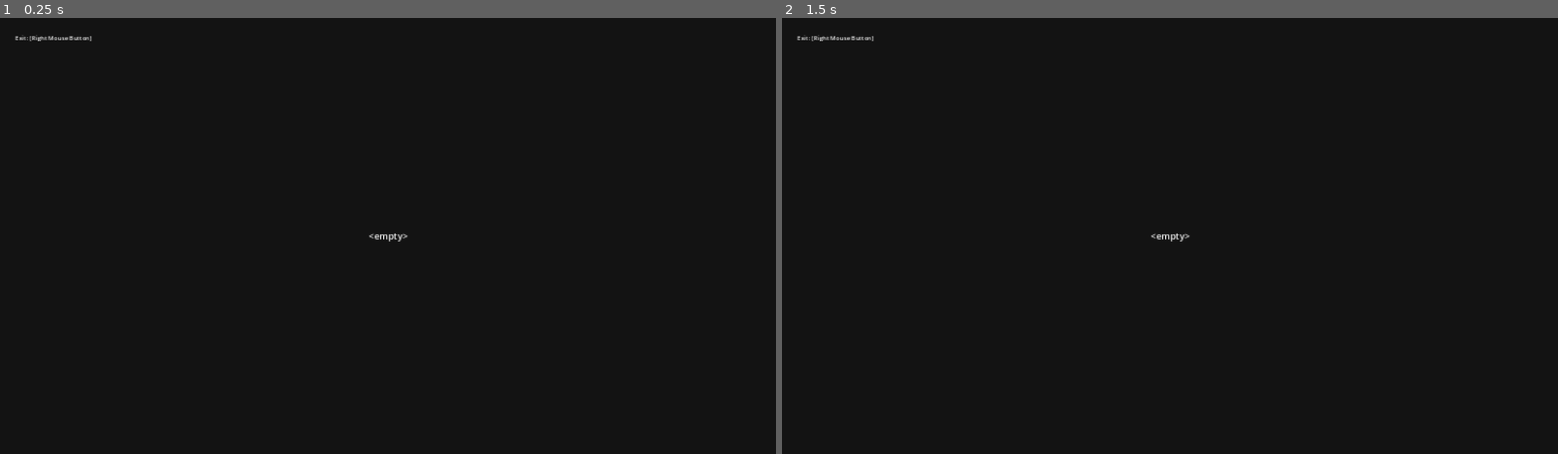
Above: before the commit, frames 1-2 (left to right).
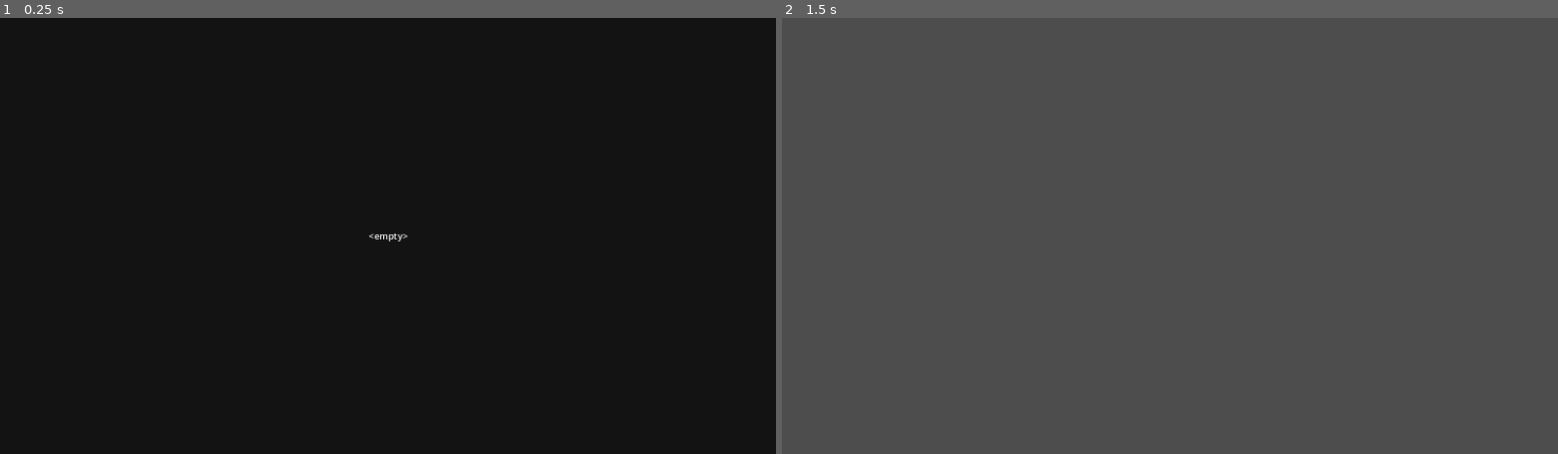
Above: after the commit, the same moments.

Repository: kaikzyx/ermo
Game: Godot game, scene res://source/interaction/readable_ui.tscn
Same seed, same stepped clock (60 frames per second), same inputs: the game is played once before the commit and once after it. This scene is started directly instead of the project's main scene.
Inputs (mouse positions are in pixels of both pictures, inside the frame that each line leads up to):
- Up to frame 1 (0.25 s): no input
- Up to frame 2 (1.5 s): tap Enter at 0.5 s; move the mouse to (1340, 214) at 0.52 s; hold D (right) 0.53-1.28 s; click (1340, 214) at 0.6 s; right-click (1340, 214) at 0.8 s; tap Space at 1.25 s; move the mouse to (1014, 257) at 1.27 s; hold S (backward) from 1.28 s (still down); right-click (1014, 257) at 1.35 s

The runs differ from the first frame. In frame 1, less than 0.1% of the frame differs, in the area x 1-12%, y 4-6%; in frame 2, 100%, in the area x 0-100%, y 0-100%.

Commit message:
Added a system to manage inspections of items or objects. Changed some things. Fix a bug that occurred when inspecting the letter.

Diff:
--- a/source/core/main_ui.gd
+++ b/source/core/main_ui.gd
@@ -1,20 +1,21 @@
 class_name MainUI extends CanvasLayer
 
-@onready var screen: Control = $Container/Margin/Canvas/Screen
+@onready var processor: ProcessorUI = $Container/Margin/Canvas/Screen/ProcessorUI
 @onready var information: InformationUI = $Container/Margin/Canvas/Screen/InformationUI
-var resting: bool = true
+var resting: bool = false: set = _set_resting
 
 @onready var _viewport: SubViewport = $Container/Margin/Canvas/ViewportContainer/Viewport
+@onready var _aim_ui: AimUI = $Container/Margin/Canvas/Screen/AimUI
 @onready var _inventory_ui: InventoryUI = $Container/SideBar/Margin/InventoryUI
-var _scene_aim_ui: PackedScene = preload("res://source/core/aim_ui.tscn")
-var _control_aim_ui: AimUI = null
 
 func _ready() -> void:
 	Input.mouse_mode = Input.MOUSE_MODE_CAPTURED
 	Global.main = self
-	rest(false)
 
-	# Inventory ui.
+	processor.started_processing.connect(_on_processor_started_processing)
+	processor.stopped_processing.connect(_on_processor_stopped_processing)
+	processor.hide()
+
 	_inventory_ui.initialize(Global.actor.inventory)
 
 func _input(event: InputEvent) -> void:
@@ -26,22 +27,23 @@
 		if event.pressed and event.keycode == KEY_ESCAPE:
 			var captured: bool = Input.mouse_mode == Input.MOUSE_MODE_CAPTURED
 			Input.mouse_mode = Input.MOUSE_MODE_VISIBLE if captured else Input.MOUSE_MODE_CAPTURED
-			rest(captured)
+			resting = captured
 
-func rest(enable: bool) -> void:
-	# Toggle rest mode.
-	if resting != enable:
-		resting = enable
+func _set_resting(value: bool) -> void:
+	# Does not change "resting" to false if there is still a process.
+	if processor.processing() and value == false: return
 
-		if enable:
-			# Remove the aim ui when rest.
-			if is_instance_valid(_control_aim_ui):
-				_control_aim_ui.queue_free()
-		else:
-			# Create the aim ui when stop rest.
-			_control_aim_ui = _scene_aim_ui.instantiate()
-			screen.add_child(_control_aim_ui)
+	resting = value
+	_aim_ui.visible = not resting
 
-		if is_instance_valid(Global.actor):
-			Global.actor.controllable = not enable
-			Global.actor.interator.enabled = not enable
+	if is_instance_valid(Global.actor):
+		Global.actor.controllable = not resting
+		Global.actor.interator.enabled = not resting
+
+func _on_processor_started_processing() -> void:
+	processor.show()
+	resting = true
+
+func _on_processor_stopped_processing() -> void:
+	processor.hide()
+	resting = false
--- a/source/core/main_ui.tscn
+++ b/source/core/main_ui.tscn
@@ -1,10 +1,12 @@
-[gd_scene load_steps=10 format=3 uid="uid://ca0s6nwdkrvfw"]
+[gd_scene load_steps=12 format=3 uid="uid://ca0s6nwdkrvfw"]
 
 [ext_resource type="Script" path="res://source/core/main_ui.gd" id="1_ka4x0"]
 [ext_resource type="PackedScene" uid="uid://bdp78c0tt0nxf" path="res://source/map/map.tscn" id="2_ufxb3"]
 [ext_resource type="PackedScene" uid="uid://dj0iyk8t13mtc" path="res://source/player/player.tscn" id="3_xjm8s"]
+[ext_resource type="PackedScene" uid="uid://c2k61d5pgd0l5" path="res://source/core/aim_ui.tscn" id="4_cta50"]
 [ext_resource type="PackedScene" uid="uid://bccth4htsbm6p" path="res://source/core/information_ui.tscn" id="4_rcc1l"]
 [ext_resource type="Shader" path="res://assets/shaders/vignette.gdshader" id="5_sp8sp"]
+[ext_resource type="PackedScene" uid="uid://b8b4msvg6dysm" path="res://source/core/processor_ui.tscn" id="6_hwevm"]
 [ext_resource type="PackedScene" uid="uid://bwaupboxwraat" path="res://source/inventory/inventory_ui.tscn" id="6_jyt6k"]
 
 [sub_resource type="ShaderMaterial" id="ShaderMaterial_1238r"]
@@ -85,6 +87,12 @@
 grow_vertical = 2
 size_flags_horizontal = 3
 
+[node name="AimUI" parent="Container/Margin/Canvas/Screen" instance=ExtResource("4_cta50")]
+layout_mode = 1
+
+[node name="ProcessorUI" parent="Container/Margin/Canvas/Screen" instance=ExtResource("6_hwevm")]
+layout_mode = 1
+
 [node name="InformationUI" parent="Container/Margin/Canvas/Screen" instance=ExtResource("4_rcc1l")]
 layout_mode = 1
 
--- /dev/null
+++ b/source/core/processor_ui.gd
@@ -0,0 +1,38 @@
+class_name ProcessorUI extends Control
+
+signal started_processing()
+signal stopped_processing()
+
+@onready var _processes: Control = $Processes
+@onready var _exit_message_label: Label = $ExitMessage
+var _processing: bool = false: set = _set_processing
+
+func _ready() -> void:
+	_processes.child_entered_tree.connect(_on_processes_child_entered_tree)
+	_processes.child_exiting_tree.connect(_on_processes_child_exiting_tree)
+
+	_exit_message_label.text = &"Exit: " + Global.get_prompt(&"stop_inspect")
+
+func process(node: Control) -> void:
+	_processes.add_child(node)
+
+func processing() -> bool:
+	return _processing
+
+func _set_processing(value: bool) -> void:
+	if _processing != value:
+		_processing = value
+
+		if _processing:
+			started_processing.emit()
+		else:
+			stopped_processing.emit()
+
+func _on_processes_child_entered_tree(_node: Node) -> void:
+	# With some child.
+	if _processes.get_child_count() == 1: _processing = true
+
+func _on_processes_child_exiting_tree(_node: Node):
+	# No child.
+	await get_tree().process_frame
+	if _processes.get_child_count() == 0: _processing = false
--- /dev/null
+++ b/source/core/processor_ui.tscn
@@ -0,0 +1,36 @@
+[gd_scene load_steps=2 format=3 uid="uid://b8b4msvg6dysm"]
+
+[ext_resource type="Script" path="res://source/core/processor_ui.gd" id="1_qvi35"]
+
+[node name="ProcessorUI" type="Control"]
+layout_mode = 3
+anchors_preset = 15
+anchor_right = 1.0
+anchor_bottom = 1.0
+grow_horizontal = 2
+grow_vertical = 2
+script = ExtResource("1_qvi35")
+
+[node name="Processes" type="Control" parent="."]
+layout_mode = 1
+anchors_preset = 15
+anchor_right = 1.0
+anchor_bottom = 1.0
+grow_horizontal = 2
+grow_vertical = 2
+
+[node name="ExitMessage" type="Label" parent="."]
+layout_mode = 1
+anchors_preset = 5
+anchor_left = 0.5
+anchor_right = 0.5
+offset_left = -0.5
+offset_top = 16.0
+offset_right = 0.5
+offset_bottom = 38.0
+grow_horizontal = 2
+theme_override_colors/font_outline_color = Color(0, 0, 0, 1)
+theme_override_constants/outline_size = 2
+theme_override_font_sizes/font_size = 10
+horizontal_alignment = 1
+vertical_alignment = 1
--- a/source/interaction/interactable_ui.gd
+++ b/source/interaction/interactable_ui.gd
@@ -1,9 +1,7 @@
 class_name InteractableUI extends Control
-
-signal exited()
 
 var interaction: Interaction = null
 
 func _input(_event: InputEvent) -> void:
 	if Input.is_action_just_pressed(&"stop_inspect"):
-		exited.emit()
+		queue_free()
--- a/source/interaction/interactions/readable.gd
+++ b/source/interaction/interactions/readable.gd
@@ -8,12 +8,6 @@
 	# Create a readable ui when interacting.
 	var readable_ui: ReadableUI = _scene_readable_ui.instantiate()
 	readable_ui.interaction = self
-
-	readable_ui.exited.connect(func() -> void:
-		readable_ui.queue_free()
-		Global.main.rest(false))
-
-	Global.main.screen.add_child(readable_ui)
-	Global.main.rest(true)
+	Global.main.processor.process(readable_ui)
 
 	return true
--- a/source/interaction/readable_ui.gd
+++ b/source/interaction/readable_ui.gd
@@ -1,11 +1,8 @@
 class_name ReadableUI extends InteractableUI
 
-@onready var _label_exit_message: Label = $ExitMessage
 @onready var _label_content: Label = $Content
 
 func _ready() -> void:
-	_label_exit_message.text = &"Exit: " + Global.get_prompt(&"stop_inspect")
-
  	# Show the readable content.
 	if is_instance_valid(interaction):
 		if interaction is Readable:
--- a/source/interaction/readable_ui.tscn
+++ b/source/interaction/readable_ui.tscn
@@ -20,16 +20,6 @@
 grow_vertical = 2
 color = Color(0, 0, 0, 0.74902)
 
-[node name="ExitMessage" type="Label" parent="."]
-layout_mode = 1
-offset_left = 25.0
-offset_top = 25.0
-offset_right = 26.0
-offset_bottom = 47.0
-theme_override_colors/font_outline_color = Color(0, 0, 0, 1)
-theme_override_constants/outline_size = 2
-theme_override_font_sizes/font_size = 10
-
 [node name="Content" type="Label" parent="."]
 layout_mode = 1
 anchors_preset = -1
Not shown: 2 places in assets/tile_set.tres that only renumber resources
